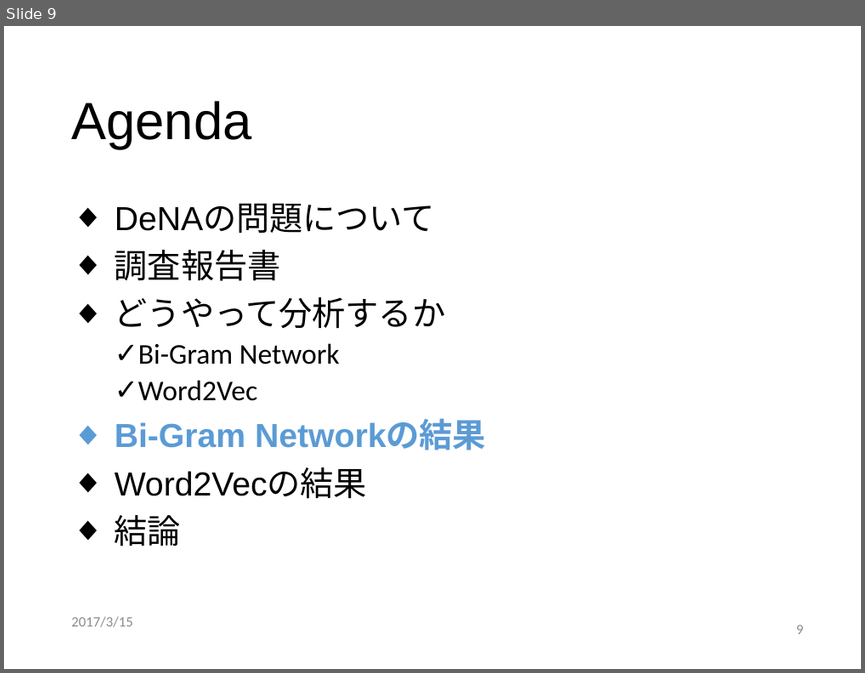
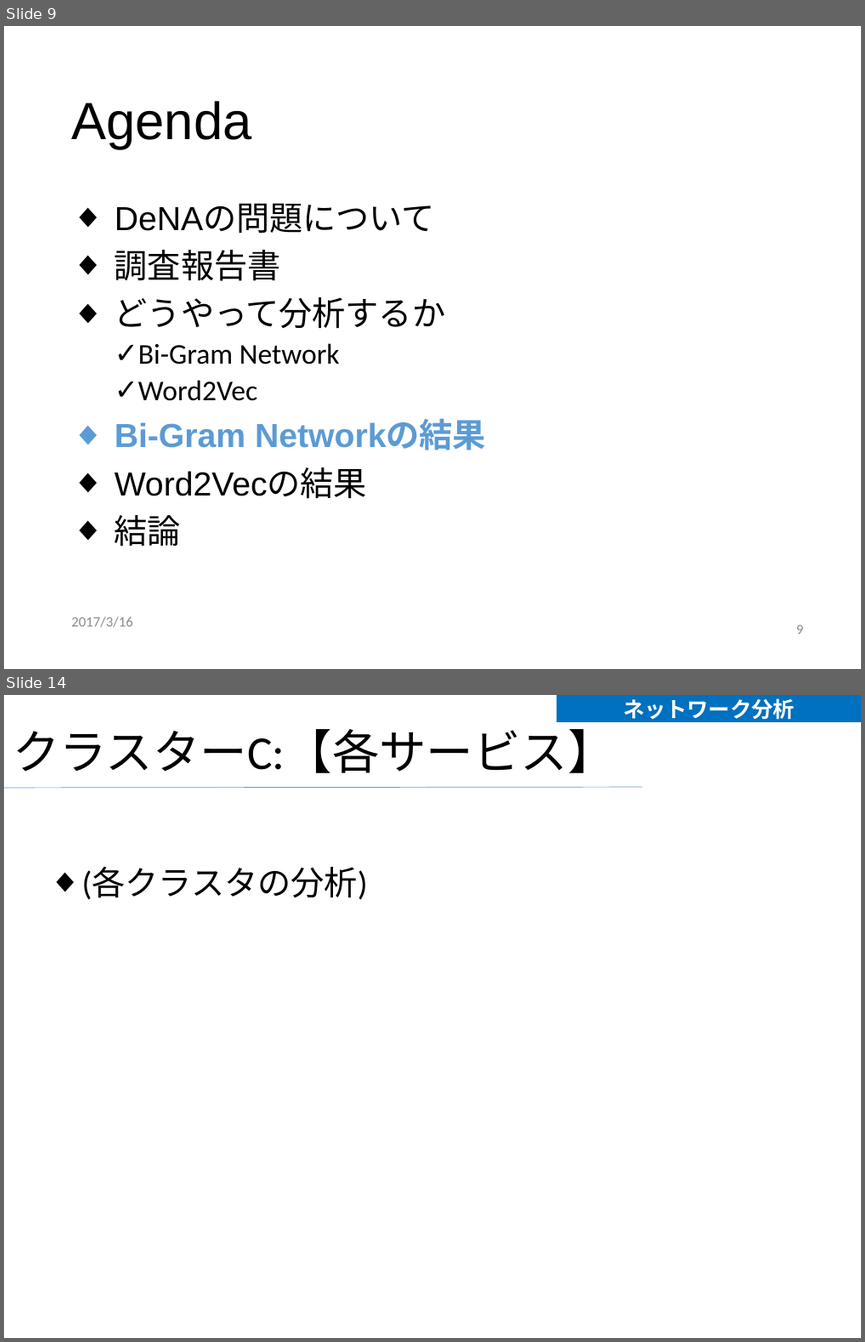
Before and after one commit to fufufukakaka/dena-visualize, a slide deck: dena-visualize.pptx. Shown one above the other, each under a label of ours: slide 9 before the commit, slides 9 and 14 after it; the slides between them are not shown. The pictures are 865x673 and 865x1342 pixels, drawn with LibreOffice and Linux fonts; fonts in the diff are those of the drawing; background and template pictures are left out. Boxes give left, top, right and bottom in pixels: in the first picture for what was removed or moved away, otherwise in the second. Text is boxed around its words. In the diff, an @@ line names an element or a change of style, - is before the commit and + after.

```diff
--- a/dena-visualize.pptx
+++ b/dena-visualize.pptx
@@ slide 14 added at (4, 695, 861, 1338), background picture (left out) @@
@@ text added at (556, 695, 861, 722), fill #0070C0, 18 pt, text #FFFFFF, bold @@
+ネットワーク分析
@@ title added at (12, 729, 615, 773), 39.6 pt, text #000000 @@
+クラスターC:【各サービス】
@@ line added from (4, 788) to (642, 787), #5B9BD5 0.5 pt @@
@@ text added at (82, 867, 368, 900), 28 pt, text #000000 @@
+◆ (各クラスタの分析)
@@ slide 9 changed as well @@
@@ text at (71, 616, 132, 627): text changed @@
-2017/3/15
+2017/3/16
```
Also in this commit, not shown: 11 other slides changed, 5 other slides added, 3 other files.
